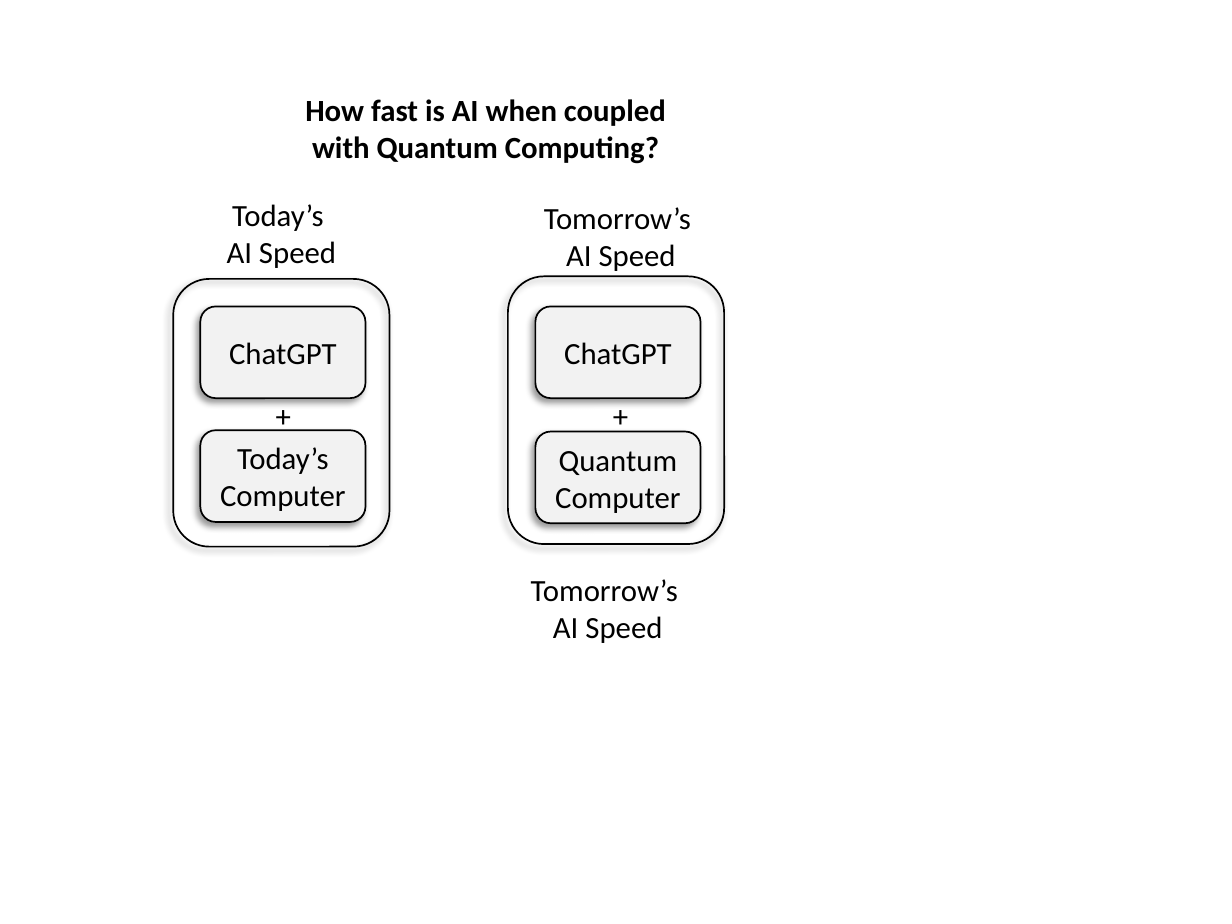
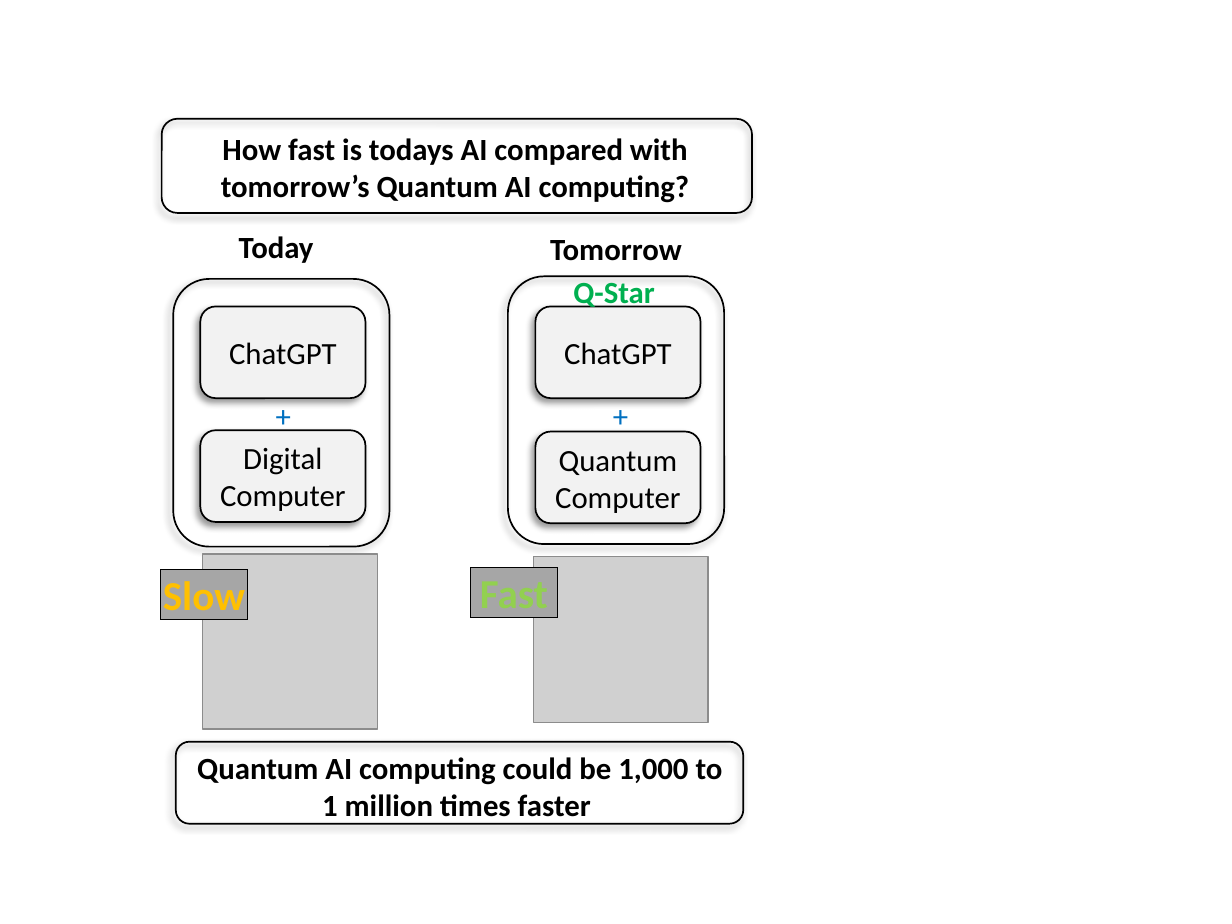
Before and after one commit to nbk5876/nbk5876.github.io, a slide deck: slide 1 of q-star.pptx. Drawn at 1232x924 pixels with LibreOffice and Linux fonts; fonts in the diff are those of the drawing; grey boxes stand for pictures. Boxes give left, top, right and bottom in pixels: in the first picture for what was removed or moved away, otherwise in the second. Text is boxed around its words. In the diff, an @@ line names an element or a change of style, - is before the commit and + after.

Commit message:
changes to q star

```diff
--- a/q-star.pptx
+++ b/q-star.pptx
@@ rounded rectangle added at <box>161,118,752,212</box>, outline #000000 1 pt @@
@@ text at <box>221,138,690,203</box>: text changed @@
-How fast is AI when coupled with Quantum Computing?
+How fast is todays AI compared with tomorrow’s Quantum AI computing?
@@ text at <box>239,236,314,263</box>: text changed; bold on @@
-Today’s
-AI Speed
+Today
@@ text at <box>550,240,682,261</box>: text changed; bold on @@
-Tomorrow’s
-AI Speed
+Tomorrow
@@ text added at <box>573,282,655,308</box>, 18 pt, text #00B050, bold @@
+Q-Star
@@ text "+" at <box>190,391,377,440</box>: text colour #000000 to #0070C0 @@
@@ text "+" at <box>586,391,654,440</box>: text colour #000000 to #0070C0 @@
@@ text in rounded rectangle at <box>220,447,346,511</box>: text changed @@
-Today’s Computer
+Digital Computer
@@ rectangle added at <box>160,569,248,618</box>, fill #A6A6A6, outline #000000 0.75 pt, 24 pt, text #FFC000, bold @@
+Slow
@@ picture added at <box>203,554,378,729</box> @@
@@ rectangle added at <box>471,568,558,617</box>, fill #A6A6A6, outline #000000 0.75 pt, 24 pt, text #92D050, bold @@
+Fast
@@ picture added at <box>533,557,707,723</box> @@
@@ rounded rectangle added at <box>176,742,744,824</box>, outline #000000 1 pt @@
@@ text added at <box>197,757,723,824</box>, 18 pt, text #000000, bold @@
+Quantum AI computing could be 1,000 to 1 million times faster
```
Also in this commit, not shown: 2 other files.
